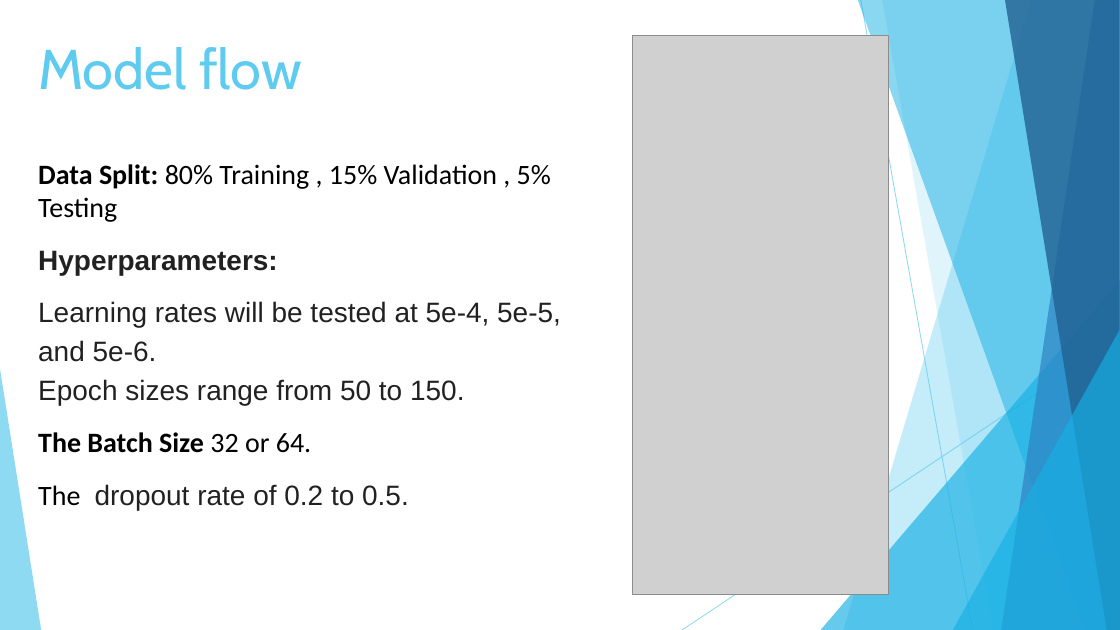
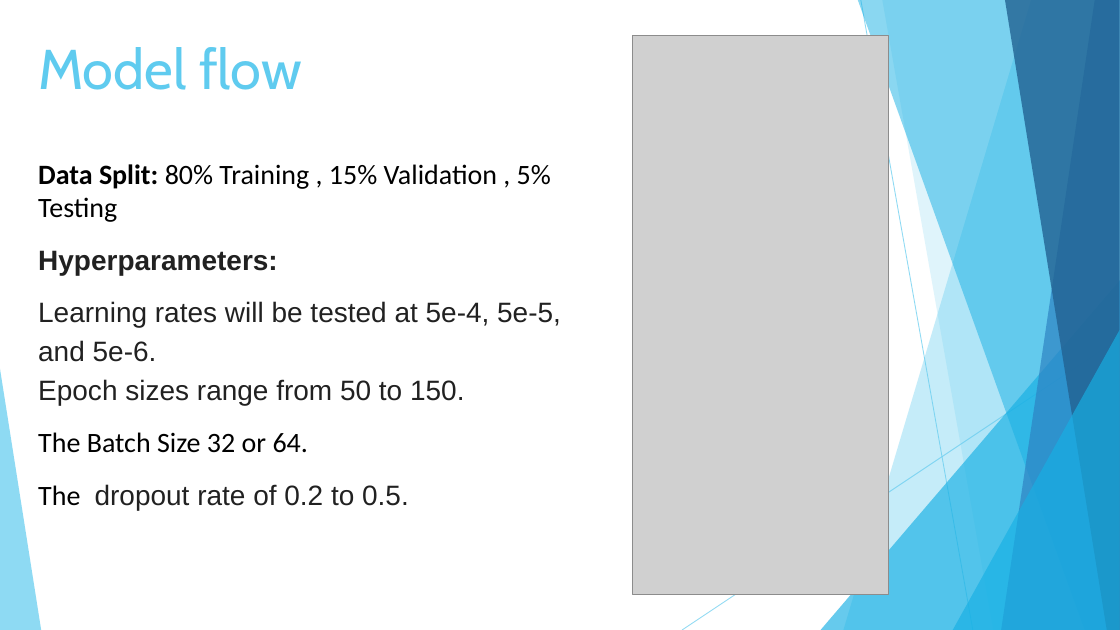
Before and after one commit to NitzanEz/Final-Project, a slide deck: slide 11 of Final presentation Phase A-24-2-R-8.pptx. Drawn at 1120x630 pixels with LibreOffice and Linux fonts; fonts in the diff are those of the drawing; grey boxes stand for pictures. Boxes give left, top, right and bottom in pixels: in the first picture for what was removed or moved away, otherwise in the second. Text is boxed around its words. In the diff, an @@ line names an element or a change of style, - is before the commit and + after.

```diff
--- a/Final presentation Phase A-24-2-R-8.pptx
+++ b/Final presentation Phase A-24-2-R-8.pptx
@@ text at bbox=[38, 432, 308, 453]: bold off in "The Batch Size" @@
```
Also in this commit, not shown: 5 other slides changed.
